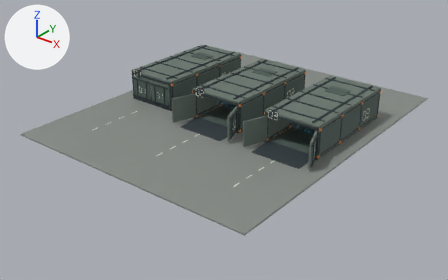
Before and after pictures for a commit that changed the glTF model assets/hover-tank/containers/mork_container_low_diorama.glb.
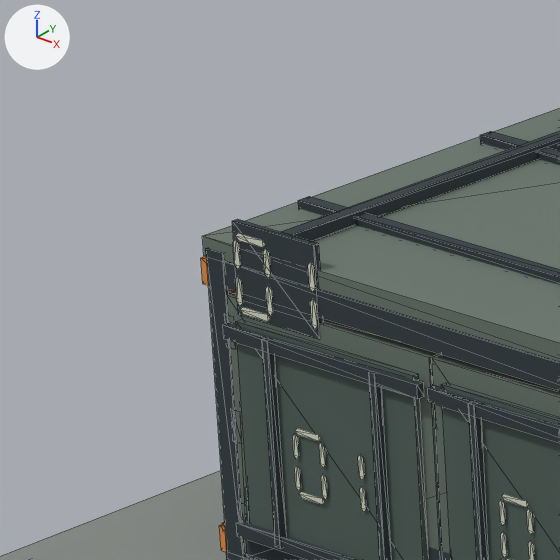
The first picture shows the older version from a camera (50 mm lens) standing at (44.9, -61.8, 32.2) and looking at (0.1, -5.8, -2.5). The close-ups show the older and then the newer version on the part from 25% to 36% of the width and 18% to 35% of the height of that picture. Only the edits that show in the close-ups are written down. Arrows for +X, +Y and +Z are at upper left; the lights stay in place. The close-ups show mesh edges as thin lines. Where no turn or scale is listed for an object, it has been applied to the vertices. Vertices at exactly the same position are counted once.

Script lines for the objects in view, before the commit:
```python
me_cube_612 = bpy.data.meshes.new('Cube.612')
me_cube_612.from_pydata(...)  # 592 vertices, 768 faces; spans x -3.73..3.73, y -7.49..7.45, z -0.12..4.3
me_cube_612.materials.append(mat_container_game___vertex_palette)
me_cube_877 = bpy.data.meshes.new('Cube.877')
me_cube_877.from_pydata(...)  # 104 vertices, 156 faces; spans x -17.0..17.0, y -21.0..21.0, z -0.1..0.1
me_cube_877.materials.append(mat_container_game___vertex_palette)
me_loading_ramp_007 = bpy.data.meshes.new('Loading ramp.007')
me_loading_ramp_007.from_pydata(...)  # 8 vertices, 12 faces; spans x -3.2..3.2, y -0.09..0.0, z 0.0..3.11
me_loading_ramp_007.materials.append(mat_container_game___vertex_palette)
ob_geometry_ramp_01_001_container_game___vertex_palette = bpy.data.objects.new('Geometry_RAMP_01.001_Container game / vertex palette', me_loading_ramp_007)
ob_geometry_ramp_01_001_container_game___vertex_palette.location = (-11.0, -7.39, 0.26)
ob_geometry_root_003_container_game___vertex_palette = bpy.data.objects.new('Geometry_ROOT.003_Container game / vertex palette', me_cube_877)
ob_geometry_root_003_container_game___vertex_palette.location = (0.0, -3.0, -0.1)
ob_geometry_shell_01_001_container_game___vertex_palette = bpy.data.objects.new('Geometry_SHELL_01.001_Container game / vertex palette', me_cube_612)
ob_geometry_shell_01_001_container_game___vertex_palette.location = (-11.0, 0.0, 0.12)
# also in view: 'Geometry_ROOF_01.001_Container game / vertex palette' at (-11.0, 0.0, 4.1); 'Geometry_DOOR_01_R.001_Container game / vertex palette' at (-9.3, -7.4, 1.9); 'Geometry_DOOR_01_L.001_Container game / vertex palette' at (-12.7, -7.4, 1.9)
```
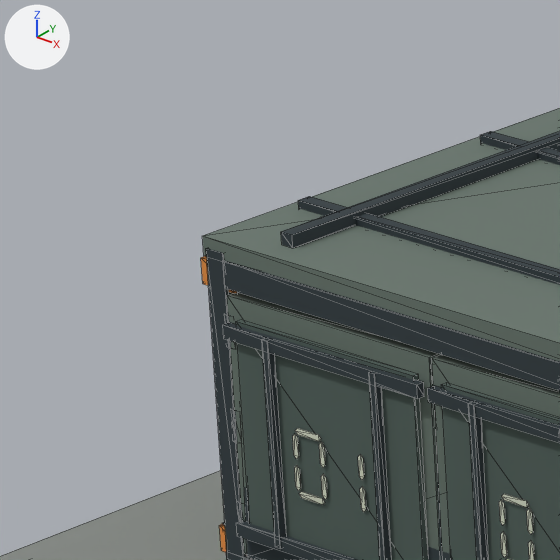
Where the newer file only moved an object's origin or applied its transform, the numbers keep the older frame.

Changed parts and their boxes [x1, y1, x2, y2] in the close-ups (560 x 560 px):
'Geometry_SHELL_01.001_Container game / vertex palette', reshaped: before [201, 219, 560, 560]; after [201, 248, 560, 560]
part 1 of me_cube_612, deleted: before [232, 219, 324, 339]

The change in detail:
me_cube_612 is used by ob_geometry_shell_01_001_container_game___vertex_palette; location (-11.0, 0.0, 0.12).
me_cube_612 had 592 vertices, 768 faces and spanned x -3.73..3.73, y -7.49..7.45, z -0.12..4.3.
me_cube_612 now has 536 vertices, 724 faces and spans x -3.73..3.73, y -7.46..7.45, z -0.12..3.88.
me_cube_612 part 1: 9 loose pieces with 56 vertices, spanning x -3.09..-1.77, y -7.49..-7.39, z 3.17..4.3, are deleted.
